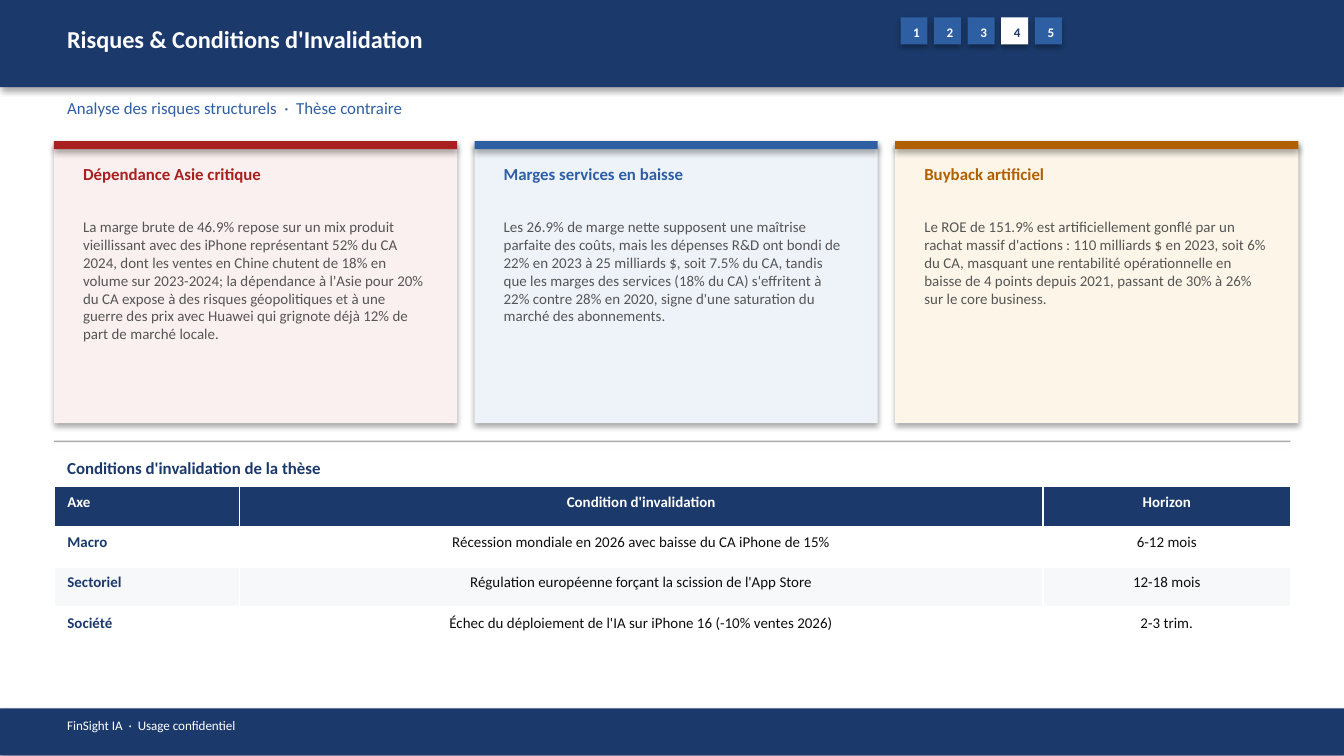
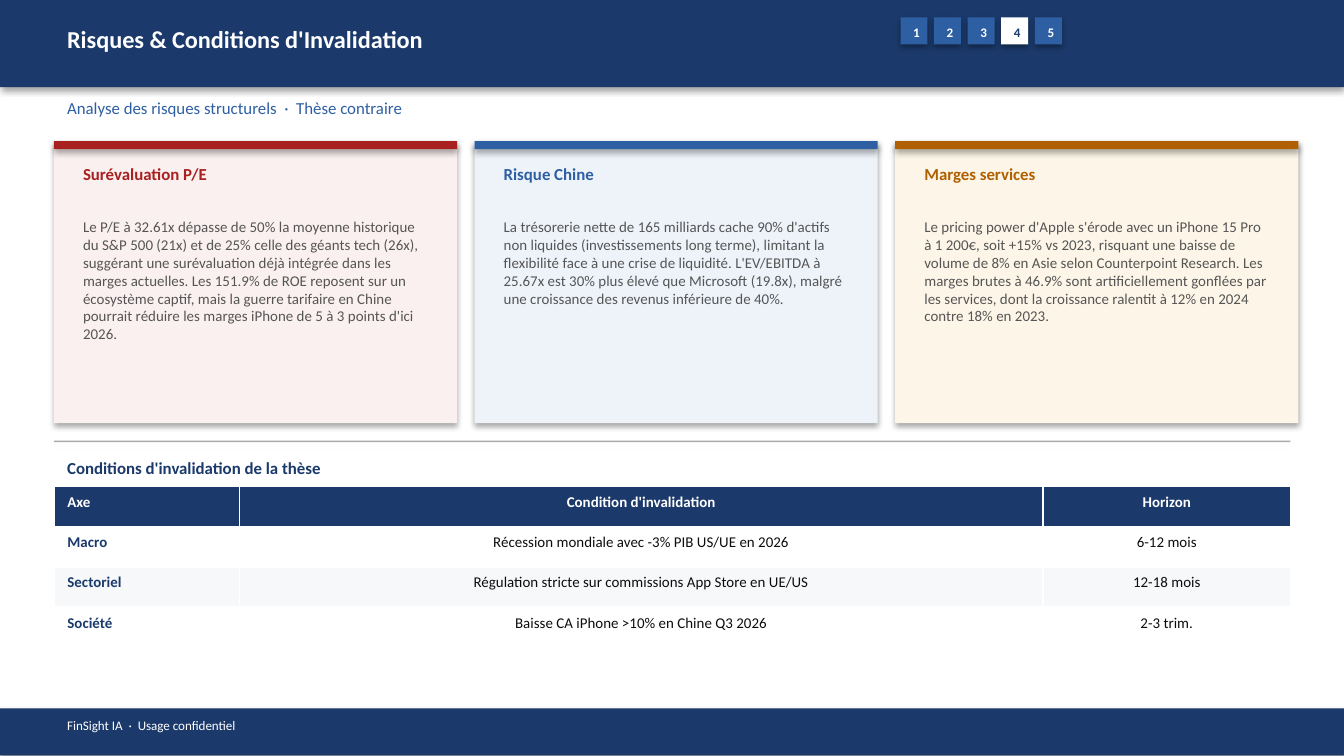
Before and after one commit to baptistejeh07-art/finsight-ia, a slide deck: slide 16 of preview/AAPL/AAPL_pitchbook.pptx. Drawn at 1344x756 pixels with LibreOffice and Linux fonts; fonts in the diff are those of the drawing. Boxes give left, top, right and bottom in pixels: in the first picture for what was removed or moved away, otherwise in the second. Text is boxed around its words. In the diff, an @@ line names an element or a change of style, - is before the commit and + after.

```diff
--- a/preview/AAPL/AAPL_pitchbook.pptx
+++ b/preview/AAPL/AAPL_pitchbook.pptx
@@ text at bbox=[83, 168, 207, 181]: text changed @@
-Dépendance Asie critique
+Surévaluation P/E
@@ text at bbox=[504, 168, 594, 183]: text changed @@
-Marges services en baisse
+Risque Chine
@@ text at bbox=[924, 168, 1036, 183]: text changed @@
-Buyback artificiel
+Marges services
@@ text at bbox=[83, 221, 418, 339]: text changed @@
-La marge brute de 46.9% repose sur un mix produit vieillissant avec des iPhone représentant 52% du CA 2024, dont les ventes en Chine chutent de 18% en volume sur 2023-2024; la dépendance à l'Asie pour 20% du CA expose à des risques géopolitiques et à une guerre des prix avec Huawei qui grignote déjà 12% de part de marché locale.
+Le P/E à 32.61x dépasse de 50% la moyenne historique du S&P 500 (21x) et de 25% celle des géants tech (26x), suggérant une surévaluation déjà intégrée dans les marges actuelles. Les 151.9% de ROE reposent sur un écosystème captif, mais la guerre tarifaire en Chine pourrait réduire les marges iPhone de 5 à 3 points d'ici 2026.
@@ text at bbox=[504, 221, 842, 304]: text changed @@
-Les 26.9% de marge nette supposent une maîtrise parfaite des coûts, mais les dépenses R&D ont bondi de 22% en 2023 à 25 milliards $, soit 7.5% du CA, tandis que les marges des services (18% du CA) s'effritent à 22% contre 28% en 2020, signe d'une saturation du marché des abonnements.
+La trésorerie nette de 165 milliards cache 90% d'actifs non liquides (investissements long terme), limitant la flexibilité face à une crise de liquidité. L'EV/EBITDA à 25.67x est 30% plus élevé que Microsoft (19.8x), malgré une croissance des revenus inférieure de 40%.
@@ text at bbox=[924, 221, 1266, 321]: text changed @@
-Le ROE de 151.9% est artificiellement gonflé par un rachat massif d'actions : 110 milliards $ en 2023, soit 6% du CA, masquant une rentabilité opérationnelle en baisse de 4 points depuis 2021, passant de 30% à 26% sur le core business.
+Le pricing power d'Apple s'érode avec un iPhone 15 Pro à 1 200€, soit +15% vs 2023, risquant une baisse de volume de 8% en Asie selon Counterpoint Research. Les marges brutes à 46.9% sont artificiellement gonflées par les services, dont la croissance ralentit à 12% en 2024 contre 18% en 2023.
@@ table at bbox=[54, 487, 1290, 648] @@
-row 2, column 2: Récession mondiale en 2026 avec baisse du CA iPhone de 15%
+row 2, column 2: Récession mondiale avec -3% PIB US/UE en 2026
-row 3, column 2: Régulation européenne forçant la scission de l'App Store
+row 3, column 2: Régulation stricte sur commissions App Store en UE/US
-row 4, column 2: Échec du déploiement de l'IA sur iPhone 16 (-10% ventes 2026)
+row 4, column 2: Baisse CA iPhone >10% en Chine Q3 2026
```
Also in this commit, not shown: 14 other slides changed, 4 other files.
